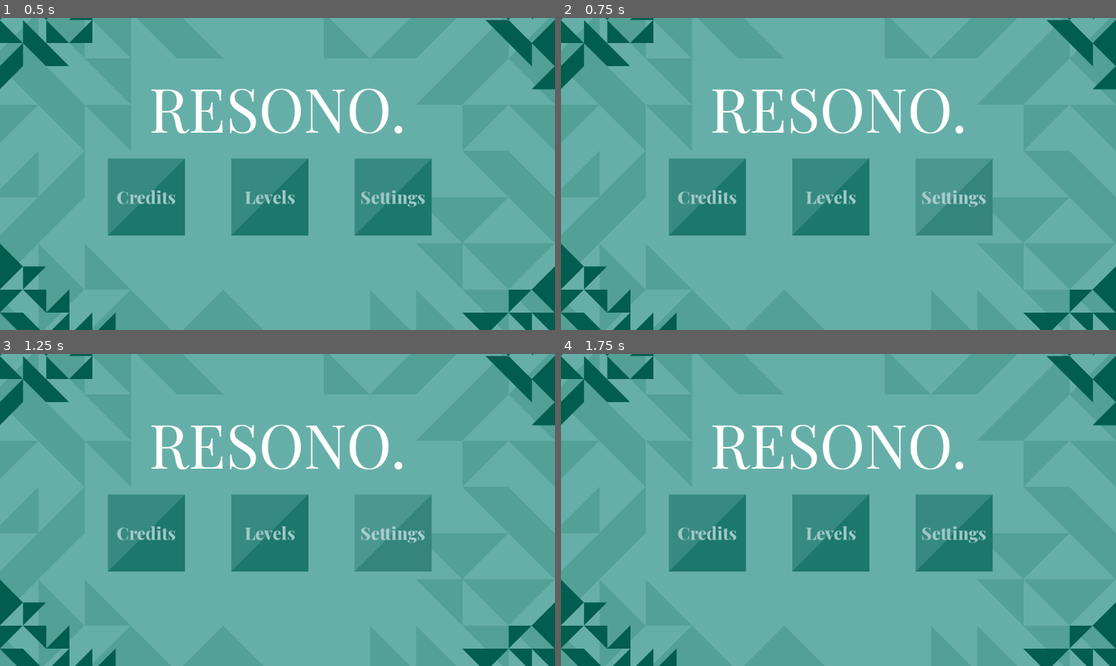
Above: before the commit, frames 1-4 (two rows, left to right).
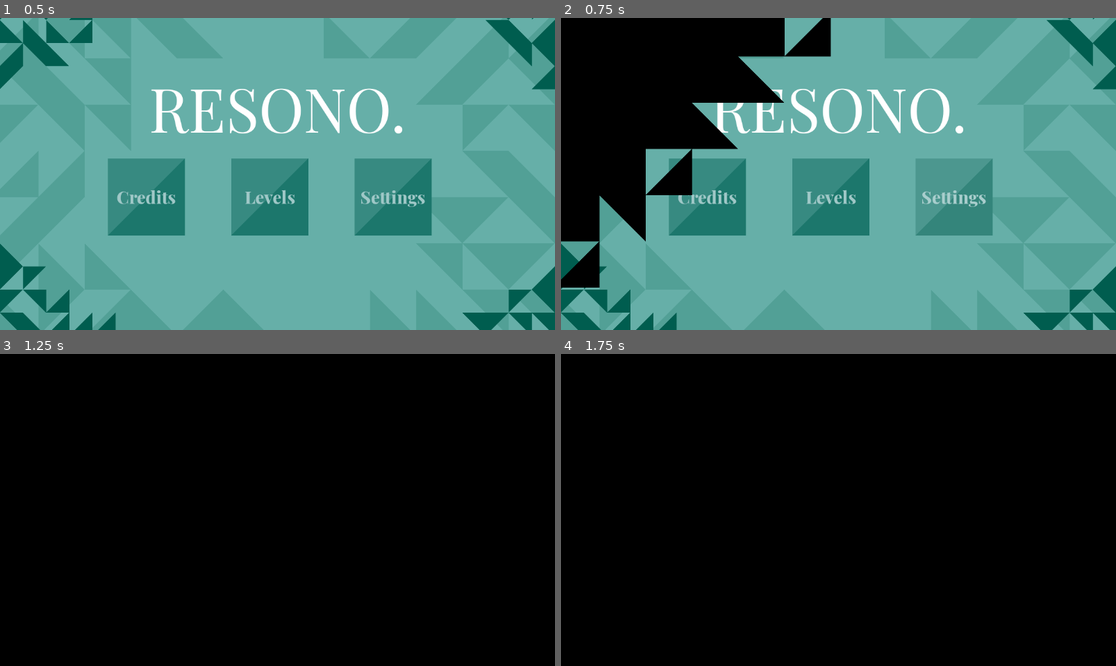
Above: after the commit, the same moments.

Repository: Username4D/Resono
Game: Godot game, scene res://scenes/ui_elements/view.tscn
The game is run twice, just before and just after one commit, with the same random seed, the same clock (stepped at 60 frames per second) and the same inputs.
Inputs (mouse positions are in pixels of both pictures, inside the frame that each line leads up to):
- Up to frame 1 (0.5 s): no input
- Up to frame 2 (0.75 s): click "Settings" at 0.5 s
- Up to frame 3 (1.25 s): no input
- Up to frame 4 (1.75 s): click (894, 528) at 1.27 s

Frame 1 is identical in both runs. In frame 2, 20% of the frame differs, in the area x 0-49%, y 0-87%; in frame 3, 100%, in the area x 0-100%, y 0-100%; in frame 4, 100%.

Commit message:
added settings menu, and made settings actually apply ingame, also made various changes to the savefile handler

Diff:
--- /dev/null
+++ b/default_bus_layout.tres
@@ -0,0 +1,15 @@
+[gd_resource type="AudioBusLayout" format=3 uid="uid://cqgi0mxpkfbdk"]
+
+[resource]
+bus/1/name = &"sfx"
+bus/1/solo = false
+bus/1/mute = false
+bus/1/bypass_fx = false
+bus/1/volume_db = 0.0
+bus/1/send = &"Master"
+bus/2/name = &"music"
+bus/2/solo = false
+bus/2/mute = false
+bus/2/bypass_fx = false
+bus/2/volume_db = 0.0
+bus/2/send = &"Master"
--- /dev/null
+++ b/resources/assets/check_svg.svg
@@ -0,0 +1 @@
+<?xml version="1.0" encoding="UTF-8" standalone="no"?><!DOCTYPE svg PUBLIC "-//W3C//DTD SVG 1.1//EN" "http://www.w3.org/Graphics/SVG/1.1/DTD/svg11.dtd"><svg width="100%" height="100%" viewBox="0 0 8 8" version="1.1" xmlns="http://www.w3.org/2000/svg" xmlns:xlink="http://www.w3.org/1999/xlink" xml:space="preserve" xmlns:serif="http://www.serif.com/" style="fill-rule:evenodd;clip-rule:evenodd;stroke-linecap:round;stroke-linejoin:round;stroke-miterlimit:1.5;"><path d="M6.016,2.406l-2.908,2.867l-1.444,-1.424" style="fill:#ebebeb;fill-opacity:0;stroke:#fff;stroke-width:1px;"/></svg>
--- a/scenes/ui_elements/settings.tscn
+++ b/scenes/ui_elements/settings.tscn
@@ -1,7 +1,64 @@
 [gd_scene format=3 uid="uid://bdliq0ok8sjpr"]
 
+[ext_resource type="Script" uid="uid://bpu4wsr0gj40c" path="res://scripts/settings.gd" id="1_b76fu"]
 [ext_resource type="PackedScene" uid="uid://rtd6ssqarhss" path="res://scenes/ui_elements/background.tscn" id="1_wl5cd"]
 [ext_resource type="PackedScene" uid="uid://5uqtjamsxgyw" path="res://scenes/ui_elements/foreground.tscn" id="2_gi2t1"]
+[ext_resource type="FontFile" uid="uid://bsun7ppdgb35g" path="res://resources/assets/PlayfairDisplay-VariableFont_wght.ttf" id="3_gi2t1"]
+[ext_resource type="Texture2D" uid="uid://bqnxf8dobvbek" path="res://resources/assets/check_svg.svg" id="4_wf5rr"]
+
+[sub_resource type="FontVariation" id="FontVariation_5pvln"]
+base_font = ExtResource("3_gi2t1")
+variation_opentype = {
+2003265652: 400
+}
+spacing_glyph = 3
+
+[sub_resource type="LabelSettings" id="LabelSettings_wf5rr"]
+font = SubResource("FontVariation_5pvln")
+font_size = 47
+
+[sub_resource type="LabelSettings" id="LabelSettings_b76fu"]
+font = ExtResource("3_gi2t1")
+font_size = 24
+
+[sub_resource type="DPITexture" id="DPITexture_gi2t1"]
+_source = "<svg xmlns=\"http://www.w3.org/2000/svg\" width=\"16\" height=\"16\"><circle cx=\"8\" cy=\"8\" r=\"7\" fill=\"#fefefe\"/></svg>
+"
+
+[sub_resource type="StyleBoxFlat" id="StyleBoxFlat_wf5rr"]
+content_margin_left = 4.0
+content_margin_top = 4.0
+content_margin_right = 4.0
+content_margin_bottom = 4.0
+bg_color = Color(0.62266326, 0.78247595, 0.7799469, 1)
+corner_radius_top_left = 4
+corner_radius_top_right = 4
+corner_radius_bottom_right = 4
+corner_radius_bottom_left = 4
+corner_detail = 1
+
+[sub_resource type="StyleBoxFlat" id="StyleBoxFlat_gi2t1"]
+content_margin_left = 4.0
+content_margin_top = 4.0
+content_margin_right = 4.0
+content_margin_bottom = 4.0
+bg_color = Color(0, 0.36492407, 0.31314182, 1)
+corner_radius_top_left = 4
+corner_radius_top_right = 4
+corner_radius_bottom_right = 4
+corner_radius_bottom_left = 4
+corner_detail = 1
+
+[sub_resource type="StyleBoxFlat" id="StyleBoxFlat_b76fu"]
+bg_color = Color(0.11184334, 0.46991694, 0.42517605, 1)
+
+[sub_resource type="StyleBoxFlat" id="StyleBoxFlat_x56oh"]
+bg_color = Color(1.6845763e-07, 0.34798253, 0.2982892, 1)
+
+[sub_resource type="StyleBoxFlat" id="StyleBoxFlat_tuudw"]
+bg_color = Color(0, 0.36492407, 0.31314182, 1)
+
+[sub_resource type="MeshTexture" id="MeshTexture_l6wpa"]
 
 [node name="settings" type="Control" unique_id=1646497997]
 layout_mode = 3
@@ -10,6 +67,7 @@
 anchor_bottom = 1.0
 grow_horizontal = 2
 grow_vertical = 2
+script = ExtResource("1_b76fu")
 
 [node name="background" parent="." unique_id=313247467 instance=ExtResource("1_wl5cd")]
 
@@ -17,3 +75,109 @@
 
 [node name="Camera2D" type="Camera2D" parent="." unique_id=1686048036]
 position = Vector2(576, 324)
+
+[node name="levels_label" type="Label" parent="." unique_id=1480196299]
+layout_mode = 0
+offset_top = 96.0
+offset_right = 1152.0
+offset_bottom = 193.0
+mouse_filter = 1
+text = "Settings:"
+label_settings = SubResource("LabelSettings_wf5rr")
+horizontal_alignment = 1
+vertical_alignment = 1
+metadata/_smooth_scroll_default_mouse_filter_set = true
+
+[node name="HBoxContainer" type="VBoxContainer" parent="." unique_id=441269659]
+layout_mode = 0
+offset_left = 352.0
+offset_top = 192.0
+offset_right = 800.0
+offset_bottom = 480.0
+
+[node name="sfx_volume" type="Control" parent="HBoxContainer" unique_id=798594929]
+custom_minimum_size = Vector2(0, 64)
+layout_mode = 2
+
+[node name="Label" type="Label" parent="HBoxContainer/sfx_volume" unique_id=1557251757]
+layout_mode = 0
+offset_right = 224.0
+offset_bottom = 64.0
+text = "SFX volume"
+label_settings = SubResource("LabelSettings_b76fu")
+vertical_alignment = 1
+
+[node name="HSlider" type="HSlider" parent="HBoxContainer/sfx_volume" unique_id=1391977110]
+layout_mode = 0
+offset_left = 224.0
+offset_right = 448.0
+offset_bottom = 64.0
+theme_override_icons/grabber = SubResource("DPITexture_gi2t1")
+theme_override_icons/grabber_highlight = SubResource("DPITexture_gi2t1")
+theme_override_icons/grabber_disabled = SubResource("DPITexture_gi2t1")
+theme_override_icons/tick = SubResource("DPITexture_gi2t1")
+theme_override_styles/slider = SubResource("StyleBoxFlat_wf5rr")
+theme_override_styles/grabber_area = SubResource("StyleBoxFlat_gi2t1")
+theme_override_styles/grabber_area_highlight = SubResource("StyleBoxFlat_gi2t1")
+max_value = 10.0
+value = 8.0
+
+[node name="music_volume" type="Control" parent="HBoxContainer" unique_id=2120549933]
+custom_minimum_size = Vector2(0, 64)
+layout_mode = 2
+
+[node name="Label" type="Label" parent="HBoxContainer/music_volume" unique_id=441504964]
+layout_mode = 0
+offset_right = 224.0
+offset_bottom = 64.0
+text = "Music volume"
+label_settings = SubResource("LabelSettings_b76fu")
+vertical_alignment = 1
+
+[node name="HSlider" type="HSlider" parent="HBoxContainer/music_volume" unique_id=1179094669]
+layout_mode = 0
+offset_left = 224.0
+offset_right = 448.0
+offset_bottom = 64.0
+theme_override_icons/grabber = SubResource("DPITexture_gi2t1")
+theme_override_icons/grabber_highlight = SubResource("DPITexture_gi2t1")
+theme_override_icons/grabber_disabled = SubResource("DPITexture_gi2t1")
+theme_override_icons/tick = SubResource("DPITexture_gi2t1")
+theme_override_styles/slider = SubResource("StyleBoxFlat_wf5rr")
+theme_override_styles/grabber_area = SubResource("StyleBoxFlat_gi2t1")
+theme_override_styles/grabber_area_highlight = SubResource("StyleBoxFlat_gi2t1")
+max_value = 10.0
+value = 8.0
+
+[node name="Control" type="Control" parent="HBoxContainer" unique_id=739789081]
+custom_minimum_size = Vector2(0, 64)
+layout_mode = 2
+
+[node name="Label" type="Label" parent="HBoxContainer/Control" unique_id=739959168]
+layout_mode = 0
+offset_right = 224.0
+offset_bottom = 64.0
+text = "Enable particles"
+label_settings = SubResource("LabelSettings_b76fu")
+vertical_alignment = 1
+
+[node name="CheckBox" type="CheckBox" parent="HBoxContainer/Control" unique_id=120855554]
+layout_mode = 0
+offset_left = 320.0
+offset_top = 16.0
+offset_right = 384.0
+offset_bottom = 80.0
+scale = Vector2(0.5, 0.5)
+theme_override_styles/normal = SubResource("StyleBoxFlat_b76fu")
+theme_override_styles/pressed = SubResource("StyleBoxFlat_x56oh")
+theme_override_styles/hover = SubResource("StyleBoxFlat_tuudw")
+theme_override_styles/hover_pressed = SubResource("StyleBoxFlat_b76fu")
+theme_override_styles/disabled = SubResource("StyleBoxFlat_b76fu")
+theme_override_styles/focus = SubResource("StyleBoxFlat_b76fu")
+theme_override_icons/checked = ExtResource("4_wf5rr")
+theme_override_icons/unchecked = SubResource("MeshTexture_l6wpa")
+
+[connection signal="value_changed" from="HBoxContainer/sfx_volume/HSlider" to="." method="save" unbinds=1]
+[connection signal="value_changed" from="HBoxContainer/music_volume/HSlider" to="." method="save" unbinds=1]
+[connection signal="button_up" from="HBoxContainer/Control/CheckBox" to="." method="save"]
+[connection signal="toggled" from="HBoxContainer/Control/CheckBox" to="." method="save" unbinds=1]
--- a/scripts/level_scene_preset.gd
+++ b/scripts/level_scene_preset.gd
@@ -20,8 +20,12 @@
 		$foreground.offset = ($player_character.position - Vector2(get_viewport().size) / 2) * 0.1
 
 func _on_player_character_finish() -> void:
+	if level >= safe_manager.unlocked_levels:
+		safe_manager.unlocked_levels = level + 1
+	if safe_manager.level_coins[level - 1] < coins:
+		safe_manager.level_coins[level - 1] = coins
+	safe_manager.save_savefile()
 	await get_tree().create_timer(1).timeout
-	print("lol")
 	$win_menu.animation_open()
 
 func _on_win_menu_menu() -> void:
--- a/scripts/main_menu.gd
+++ b/scripts/main_menu.gd
@@ -11,7 +11,14 @@
 	self.queue_free()
 
 func _on_settings_button_pressed() -> void:
-	pass # Replace with function body.
+	print("wow")
+	ui_transition_handler.transition_start.emit()
+	await ui_transition_handler.transition_mid_point
+	var new_scene = await load("res://scenes/ui_elements/settings.tscn").instantiate()
+	self.get_parent().add_child(new_scene)
+	await get_tree().process_frame
+	ui_transition_handler.transition_continue.emit()
+	self.queue_free()
 
 func _on_colors_button_pressed() -> void:
 	pass # Replace with function body.
--- a/scripts/player_character.gd
+++ b/scripts/player_character.gd
@@ -41,8 +41,6 @@
 			custom_velocity.x = -speed
 			%hitbox.scale = Vector2(1,0.5)
 			move.emit()
-
-
 func _on_death() -> void:
 	state = "dead"
 	print(custom_velocity)
@@ -58,10 +56,9 @@
 	custom_velocity = Vector2.ZERO
 	state = "alive"
 	%hitbox.scale = Vector2.ONE
-
-
 func _on_finish() -> void:
 	state = "finished"
-
 func _ready() -> void:
 	start_position = position
+	if !safe_manager.settings["particles_enabled"]:
+		$GPUParticles2D.visible = false
--- a/scripts/safe_manager.gd
+++ b/scripts/safe_manager.gd
@@ -11,9 +11,13 @@
 		settings = content["settings"]
 		level_coins = content["level_coins"]
 		unlocked_levels = content["unlocked_levels"]
+		AudioServer.set_bus_volume_db(1 ,linear_to_db(settings["sfx_volume"] / 10))
+		AudioServer.set_bus_volume_db(2 ,linear_to_db(settings["music_volume"] / 10))
 	else:
 		save_savefile()
 func save_savefile():
+	AudioServer.set_bus_volume_db(1 ,linear_to_db(settings["sfx_volume"] / 10))
+	AudioServer.set_bus_volume_db(2 ,linear_to_db(settings["music_volume"] / 10))
 	var content = {
 		"settings": settings,
 		"level_coins": level_coins,
--- /dev/null
+++ b/scripts/settings.gd
@@ -0,0 +1,17 @@
+extends Control
+
+var init = false
+
+func _ready() -> void:
+	print(safe_manager.settings)
+	$HBoxContainer/sfx_volume/HSlider.value = safe_manager.settings["sfx_volume"]
+	$HBoxContainer/music_volume/HSlider.value = safe_manager.settings["music_volume"]
+	$HBoxContainer/Control/CheckBox.button_pressed = safe_manager.settings["particles_enabled"]
+	init = true
+
+func save():
+	if !init: return
+	safe_manager.settings["sfx_volume"] = $HBoxContainer/sfx_volume/HSlider.value
+	safe_manager.settings["music_volume"] = $HBoxContainer/music_volume/HSlider.value
+	safe_manager.settings["particles_enabled"] = $HBoxContainer/Control/CheckBox.button_pressed
+	safe_manager.save_savefile()
Not shown, added: resources/assets/check_svg.svg.import
Not shown, added: scripts/settings.gd.uid
